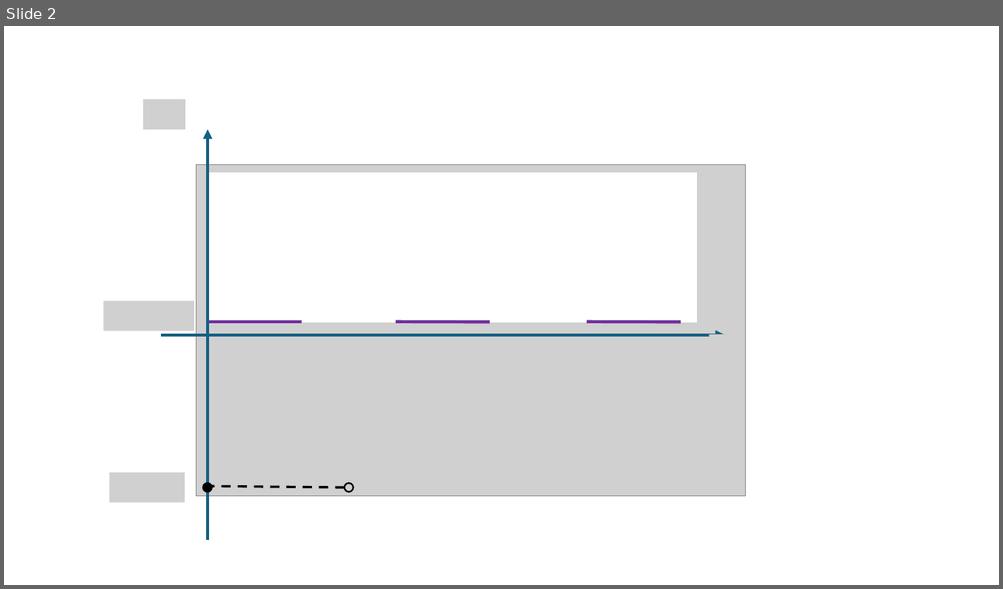
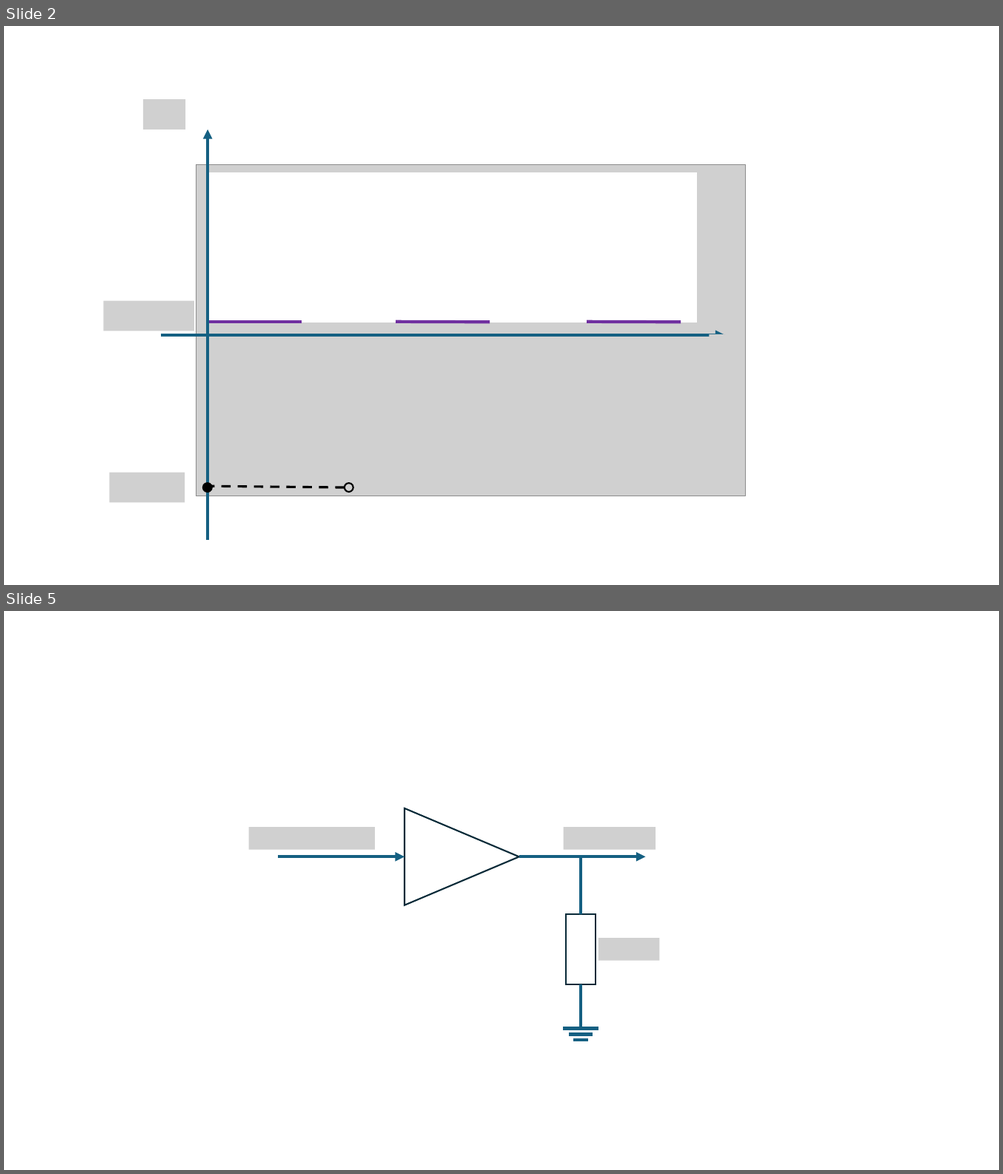
Before and after one commit to cmbNor/elektroniske_systemer, a slide deck: Kompendie/tegnOgSymboler/figurer og symboler.pptx. Shown one above the other, each under a label of ours: slide 2 before the commit, slides 2 and 5 after it; the slides between them are not shown. The pictures are 1003x589 and 1003x1174 pixels, drawn with LibreOffice and Linux fonts; fonts in the diff are those of the drawing; grey boxes stand for pictures. Boxes give left, top, right and bottom in pixels: in the first picture for what was removed or moved away, otherwise in the second. Text is boxed around its words. In the diff, an @@ line names an element or a change of style, - is before the commit and + after.

```diff
--- a/Kompendie/tegnOgSymboler/figurer og symboler.pptx
+++ b/Kompendie/tegnOgSymboler/figurer og symboler.pptx
@@ slide 5 added at bbox=[4, 611, 999, 1170], background #FFFFFF @@
@@ triangle added at bbox=[404, 809, 520, 906], outline #092A39 1.5 pt @@
@@ picture added at bbox=[249, 827, 375, 850] @@
@@ picture added at bbox=[563, 827, 656, 850] @@
@@ arrow added from (278, 857) to (404, 857), #156082 3 pt @@
@@ arrow added from (519, 857) to (646, 857), #156082 3 pt @@
@@ line added from (580, 914) to (580, 857), #156082 3 pt @@
@@ rectangle added at bbox=[566, 914, 595, 984], outline #092A39 1.5 pt @@
@@ picture added at bbox=[599, 939, 660, 961] @@
@@ line added from (580, 985) to (580, 1029), #156082 3 pt @@
@@ line added from (563, 1029) to (599, 1029), #156082 3 pt @@
@@ line added from (569, 1035) to (593, 1035), #156082 3 pt @@
@@ line added from (573, 1041) to (588, 1041), #156082 3 pt @@
```
Also in this commit, not shown: 5 other slides added, 14 other files.
